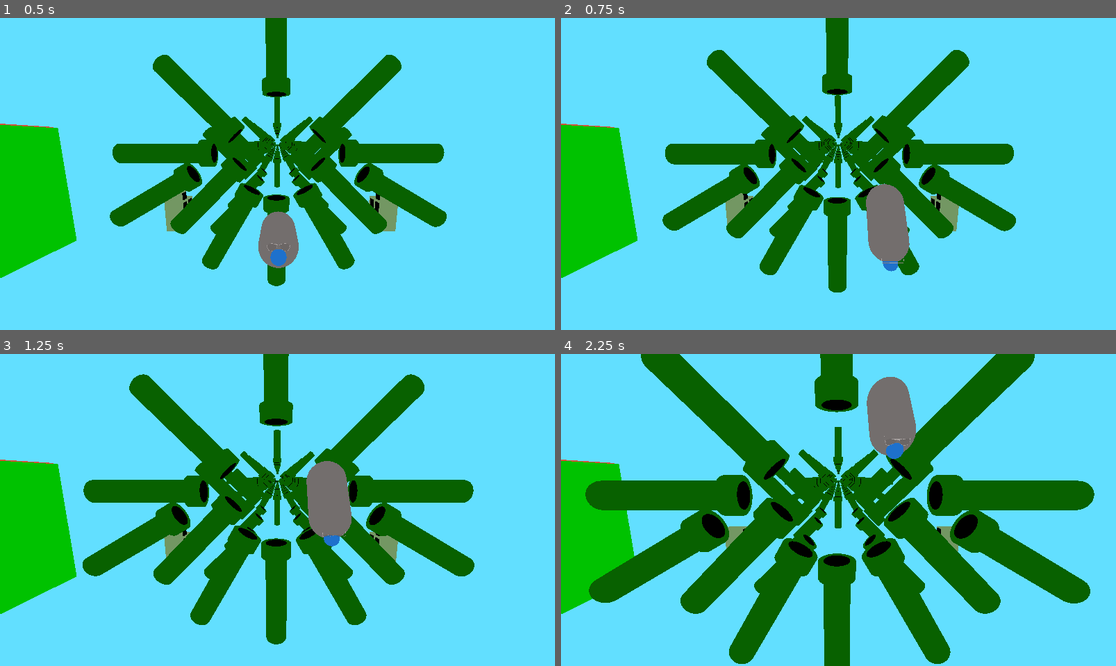
Above: before the commit, frames 1-4 (two rows, left to right).
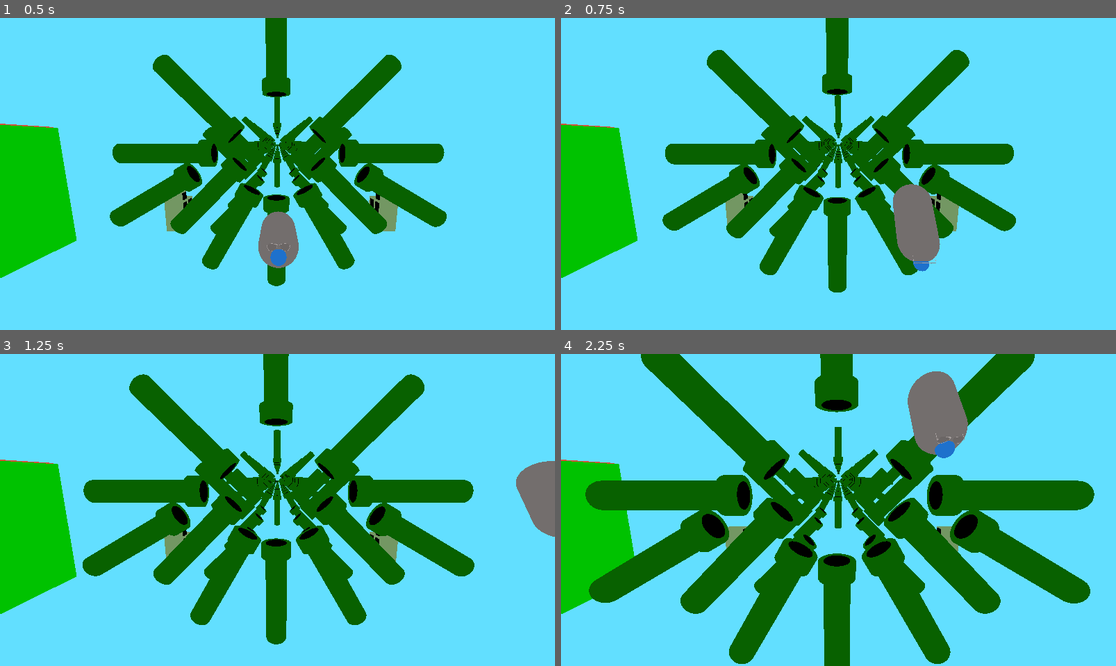
Above: after the commit, the same moments.

Repository: johnf008/Another_3d_Game
Game: Godot game, scene res://game.tscn
Two runs of this game, one before a commit and one after it. Both use one fixed random seed, a clock stepped at 60 frames per second and the inputs below.
Inputs:
- Up to frame 1 (0.5 s): no input
- Up to frame 2 (0.75 s): tap Enter at 0.5 s; hold D (right) from 0.53 s (still down); hold Space (fly) from 0.53 s (still down)
- Up to frame 3 (1.25 s): keep holding D (right); keep holding Space (fly)
- Up to frame 4 (2.25 s): release D (right) at 1.28 s; release Space (fly) at 1.28 s; hold A (left) 1.28-2.03 s; tap Space (fly) at 1.35 s; hold D (right) from 2.03 s (still down); hold Space (fly) from 2.03 s (still down)

Frame 1 is identical in both runs. In frame 2, 2.6% of the frame differs, in the area x 54-69%, y 53-82%; in frame 3, 3.0%; in frame 4, 3.9%, in the area x 55-74%, y 5-34%.

Commit message:
Smooth movement from left to right added

Diff:
--- a/player/player.gd
+++ b/player/player.gd
@@ -6,9 +6,11 @@
 var flying_flag = false
 
 var og_z_pos = -0.29374700784683
+var speed = 8
 
 const UPWARD_ANGLE = 60.0
 const DOWNWARD_ANGLE = 120.0
+
 
 func _physics_process(delta: float) -> void:
 	const FLY_FALL_FACTOR = 5
@@ -18,7 +20,7 @@
 	else:
 		velocity.y = 0
 		position.y = 10.0
-	print("Y position: " + str(position.y))
+	#print("Y position: " + str(position.y))
 
 	if (position.y <= 55.0):
 		velocity.y -= 20.0 * delta
@@ -34,16 +36,17 @@
 		flying_flag = false
 		rotation_degrees.x = (lerp(rotation_degrees.x, 0.0, delta * _rotation_speed))
 
-	if Input.is_action_just_pressed("left"):
-		position.z -= 8
+	if Input.is_action_pressed("left"):
+		position.z = lerp(position.z, position.z - 8, speed * delta)
+		#print("Hello from left")
 
-	if Input.is_action_just_pressed("right"):
-		position.z += 8
+	if Input.is_action_pressed("right"):
+		position.z = lerp(position.z, position.z + 8, speed * delta)
 
-	print("X pos: " + str(position.x))
+	#print("X pos: " + str(position.x))
 
 
-	print(str(rotation_degrees.z))
-	print(str(flying_flag))
+	#print(str(rotation_degrees.z))
+	#print(str(flying_flag))
 
 	move_and_slide()
